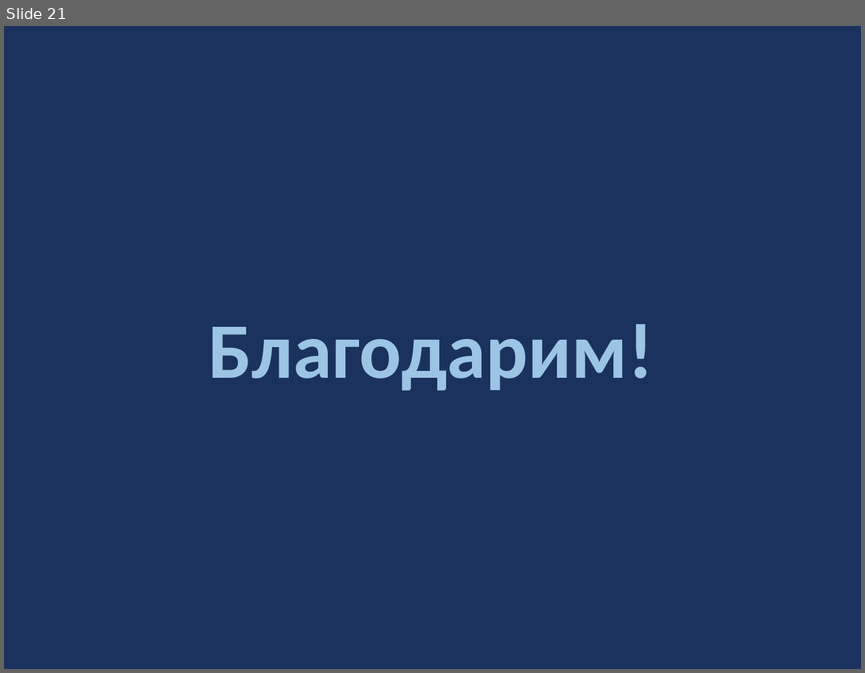
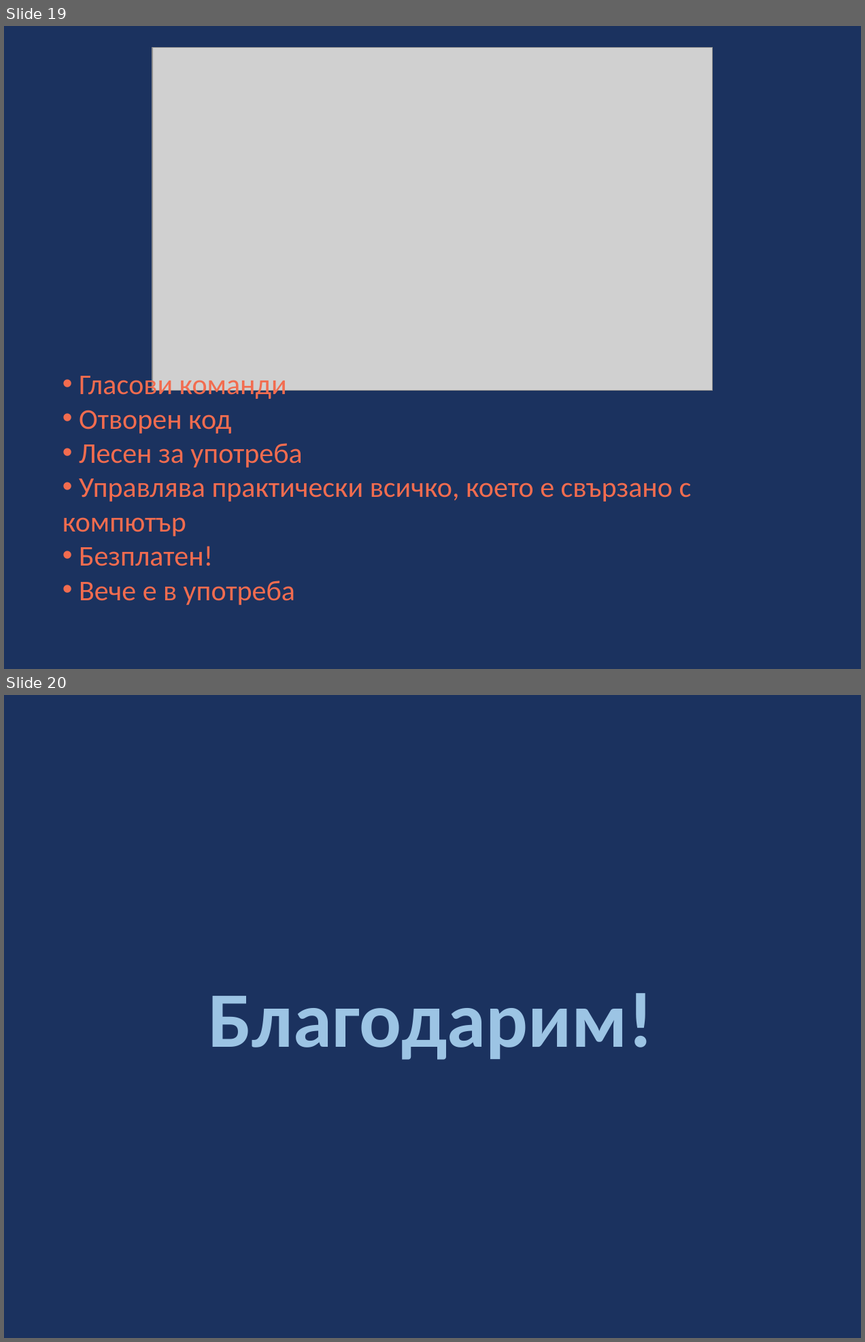
Before and after one commit to ModernSteward/ModernSteward, a slide deck: Presentation/Presentation.pptx. Shown one above the other, each under a label of ours: slide 21 before the commit, slides 19 and 20 after it. The pictures are 865x673 and 865x1342 pixels, drawn with LibreOffice and Linux fonts; fonts in the diff are those of the drawing; grey boxes stand for pictures. Boxes give left, top, right and bottom in pixels: in the first picture for what was removed or moved away, otherwise in the second. Text is boxed around its words. In the diff, an @@ line names an element or a change of style, - is before the commit and + after.

```diff
--- a/Presentation/Presentation.pptx
+++ b/Presentation/Presentation.pptx
@@ slide 19 added at <box>4,26,861,669</box>, background #1B325F @@
@@ picture added at <box>152,48,713,390</box> @@
@@ text added at <box>62,371,691,605</box>, 24 pt, text #F26C4F @@
+• Гласови команди
+• Отворен код
+• Лесен за употреба
+• Управлява практически всичко, което е свързано с компютър
+• Безплатен!
+• Вече е в употреба
@@ what was slide 21 is now slide 20 @@
```
Also in this commit, not shown: 2 slides changed, 1 other slide added, 3 slides removed, 5 other files.
